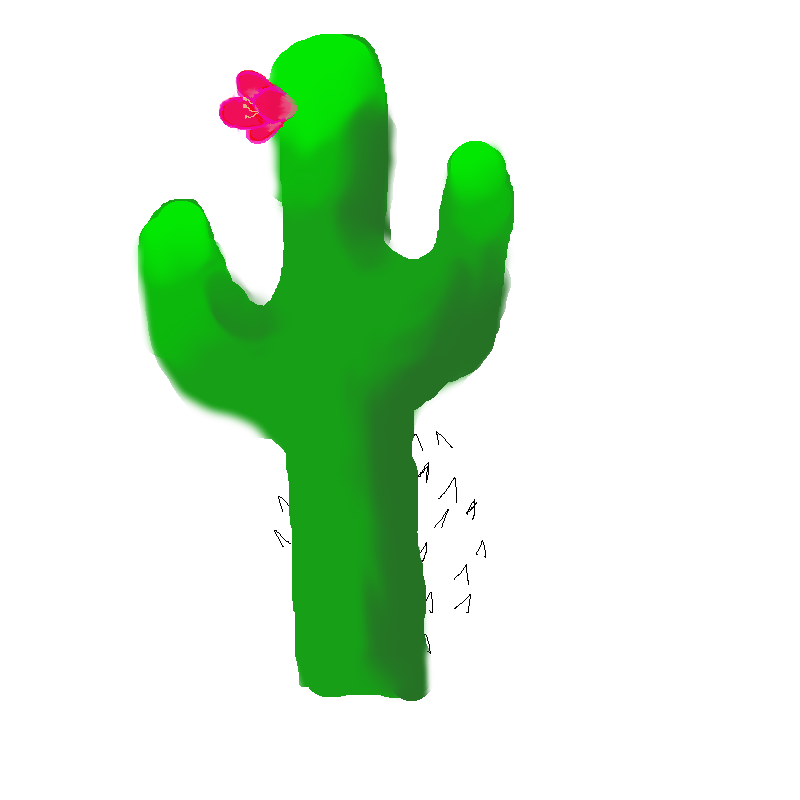
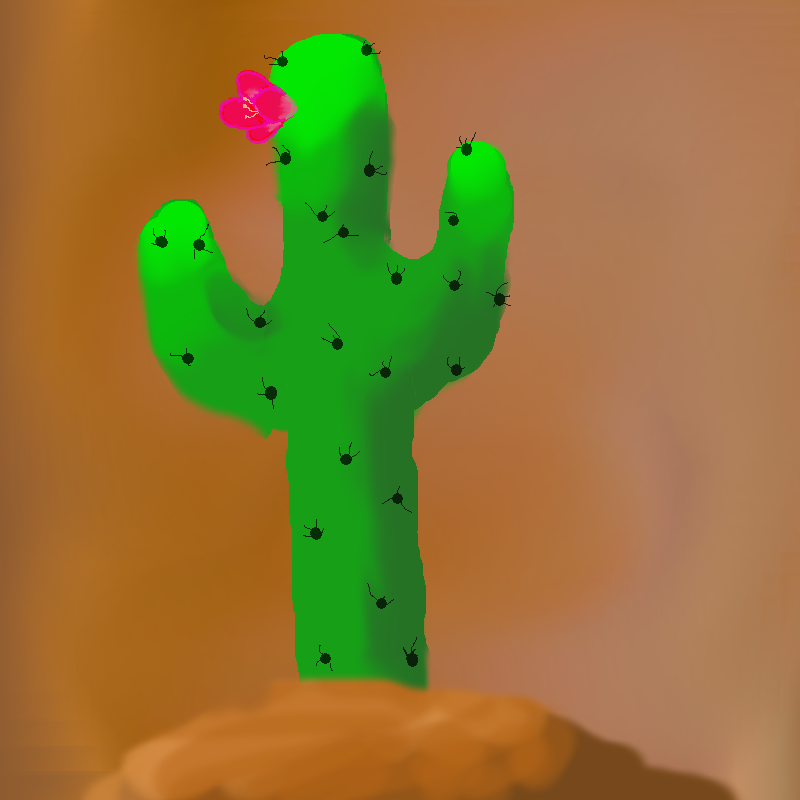
Before/after of a 800 x 800 layered artwork. What changed in the layer stack:
renamed "texture 2.1" to "texture 2", showed it, moved it out of group "base 2 group" over [151, 40, 511, 671]
renamed "flower 2.1 #1" to "flower 2", moved it out of group "base 2 group" over [218, 69, 484, 179]
showed "pot 2", painted on it over [75, 320, 747, 800]
added group "body 2" with 4 layers above "arm 1" over [259, 34, 435, 704]
added layer "lowlight #3" in group "body 2" over [259, 85, 435, 704]
added layer "highlight 2 #2" in group "body 2" over [262, 34, 384, 173]
added layer "highlight 1 #2" in group "body 2" over [264, 36, 388, 334]
added layer "base color #2" in group "body 2" over [280, 34, 433, 698]
added group "arm 1" with 4 layers above "arm 2" over [129, 199, 290, 439]
added layer "lowlight #2" in group "arm 1" over [193, 253, 283, 360]
added layer "highlight 2 #1" in group "arm 1" over [129, 201, 219, 297]
added layer "highlight 1 #1" in group "arm 1" over [137, 201, 270, 382]
added layer "base color #1" in group "arm 1" over [144, 199, 290, 439]
renamed "base 2 group" to "arm 2", moved it above "background 2" over [129, 34, 515, 704]
painted on "lowlight #1" over [193, 85, 435, 704]
painted on "highlight 2" over [129, 34, 384, 297]
painted on "highlight 1" over [137, 36, 388, 382]
painted on "base color" over [144, 34, 433, 698]
removed group "body" (24 layers) over [170, 320, 715, 791]
removed layer "texture 2" (in "body") from group "body" over [274, 422, 486, 663]
renamed "pot 1" to "background 2", showed it, painted on it over [0, 0, 800, 800]
